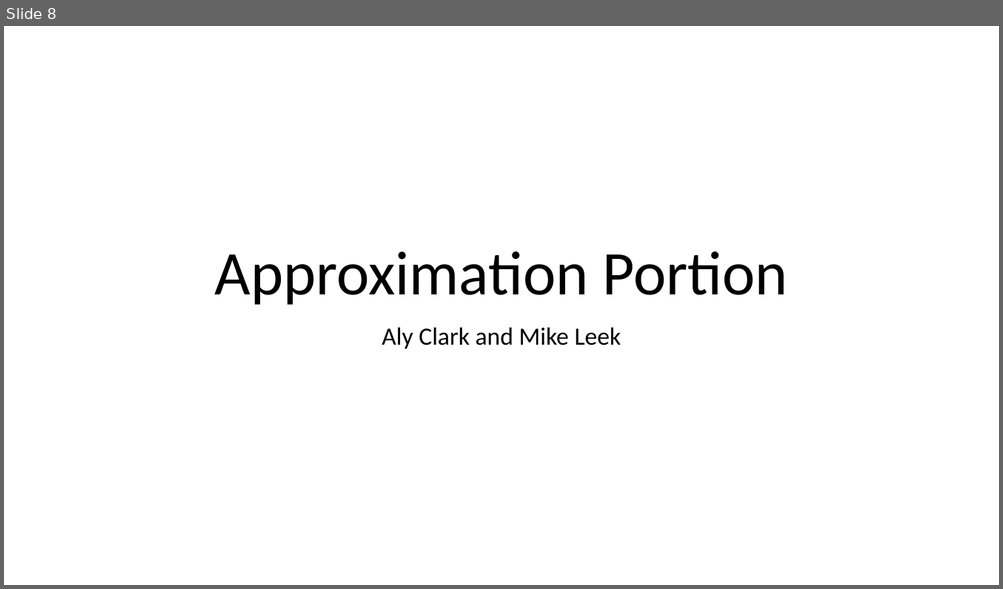
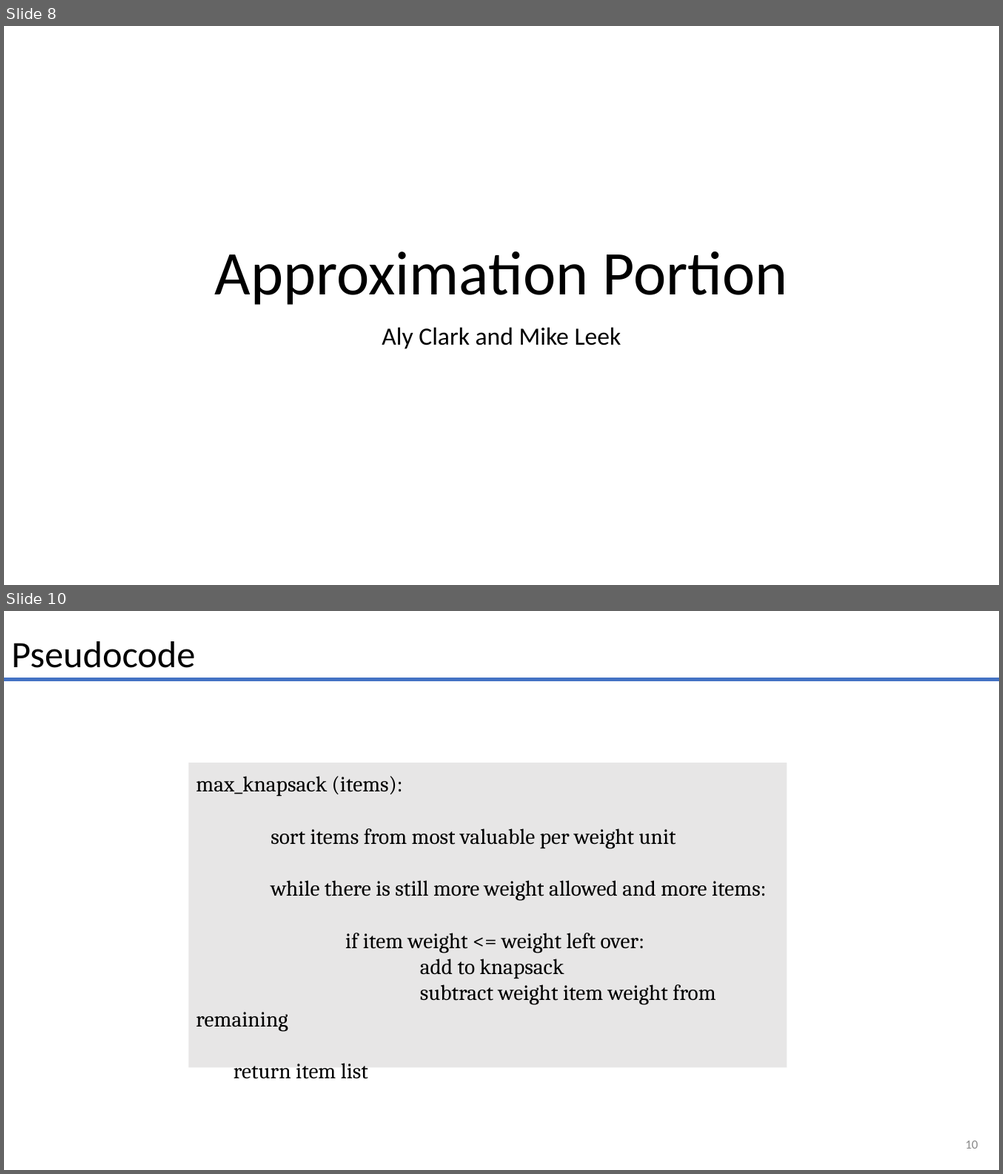
Before and after one commit to alyclark7557/approximation_presentation, a slide deck: approximation_presentation.pptx. Shown one above the other, each under a label of ours: slide 8 before the commit, slides 8 and 10 after it; the slides between them are not shown. The pictures are 1003x589 and 1003x1174 pixels, drawn with LibreOffice and Linux fonts; fonts in the diff are those of the drawing. Boxes give left, top, right and bottom in pixels: in the first picture for what was removed or moved away, otherwise in the second. Text is boxed around its words. In the diff, an @@ line names an element or a change of style, - is before the commit and + after.

```diff
--- a/approximation_presentation.pptx
+++ b/approximation_presentation.pptx
@@ slide 10 added at [4, 611, 999, 1170], background #FFFFFF @@
@@ text added at [11, 641, 195, 668], 36 pt, text #000000 @@
+Pseudocode
@@ line added from (4, 680) to (999, 680), #4472C4 3.75 pt @@
@@ rectangle added at [188, 763, 787, 1068], fill #E7E6E6, 21 pt, text #000000 @@
+max_knapsack (items):
+sort items from most valuable per weight unit
+while there is still more weight allowed and more items:
+if item weight <= weight left over:
+add to knapsack
+subtract weight item weight from remaining
+return item list
@@ page number added at [965, 1141, 978, 1149], 12 pt, text #888888 @@
+10
```
Also in this commit, not shown: 3 slides changed, 1 slide removed.
